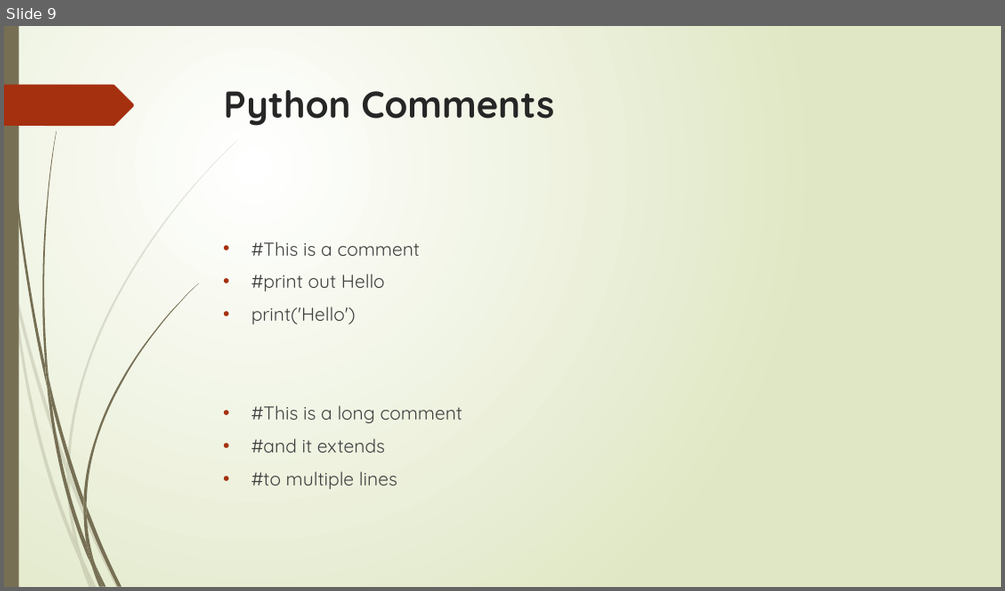
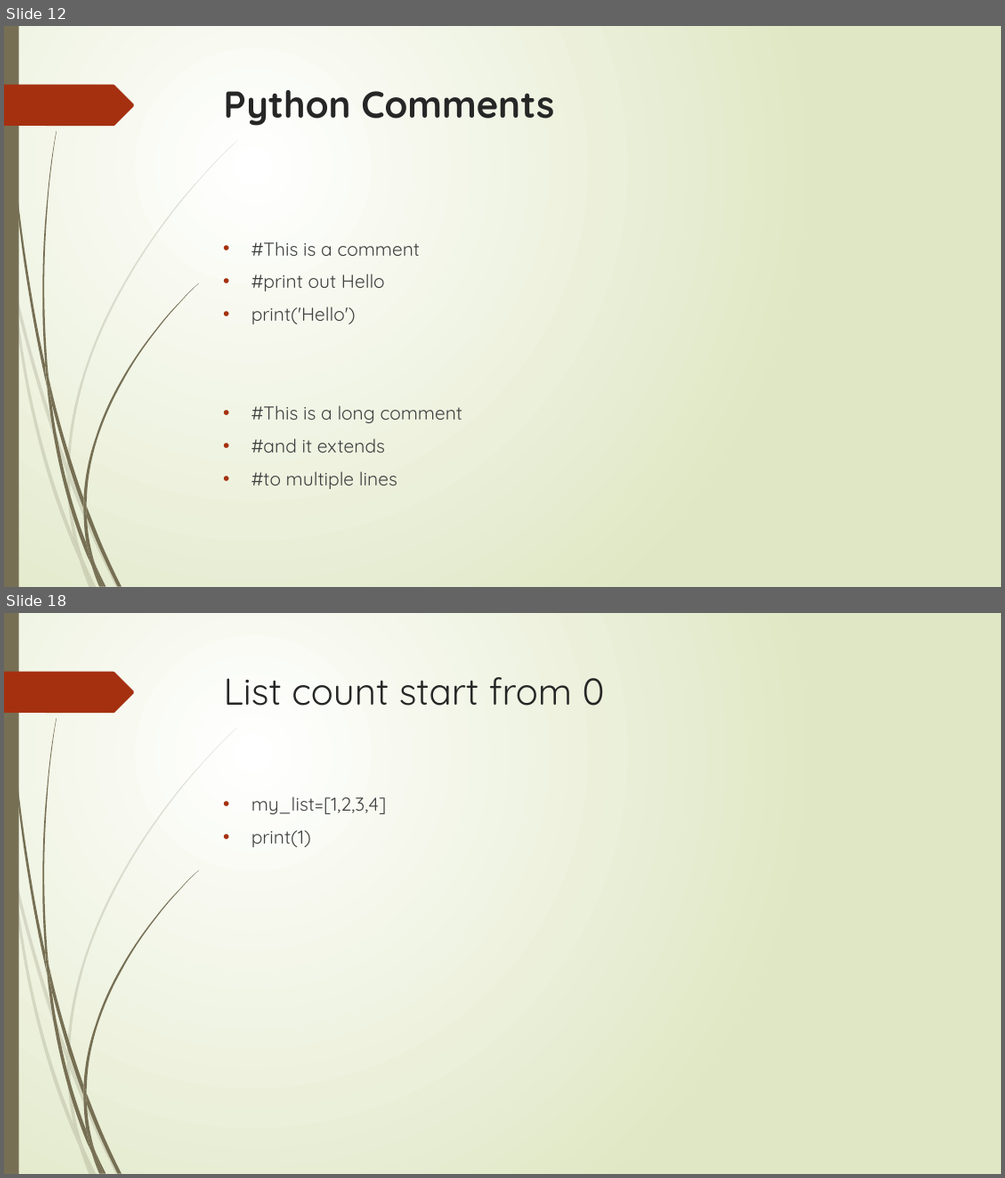
Before and after one commit to flyworker/python-automation-testing, a slide deck: document/course1.pptx. Shown one above the other, each under a label of ours: slide 9 before the commit, slides 12 and 18 after it; the slides between them are not shown. The pictures are 1005x591 and 1005x1178 pixels, drawn with LibreOffice and Linux fonts; fonts in the diff are those of the drawing. Boxes give left, top, right and bottom in pixels: in the first picture for what was removed or moved away, otherwise in the second. Text is boxed around its words. In the diff, an @@ line names an element or a change of style, - is before the commit and + after.

```diff
--- a/document/course1.pptx
+++ b/document/course1.pptx
@@ slide 18 added at box(4, 613, 1001, 1174), background gradient #FFFFFF to #DFE8C4; not listed: 24 template elements that a slide beside it also shows @@
@@ title added at box(224, 677, 605, 706), 36 pt, text #262626 @@
+List count start from 0
@@ text added at box(251, 796, 387, 847), 18 pt, text #404040 @@
+• my_list=[1,2,3,4]
+• print(1)
@@ what was slide 9 is now slide 12 @@
```
Also in this commit, not shown: 1 slide changed, 18 other slides added, 5 other files.
